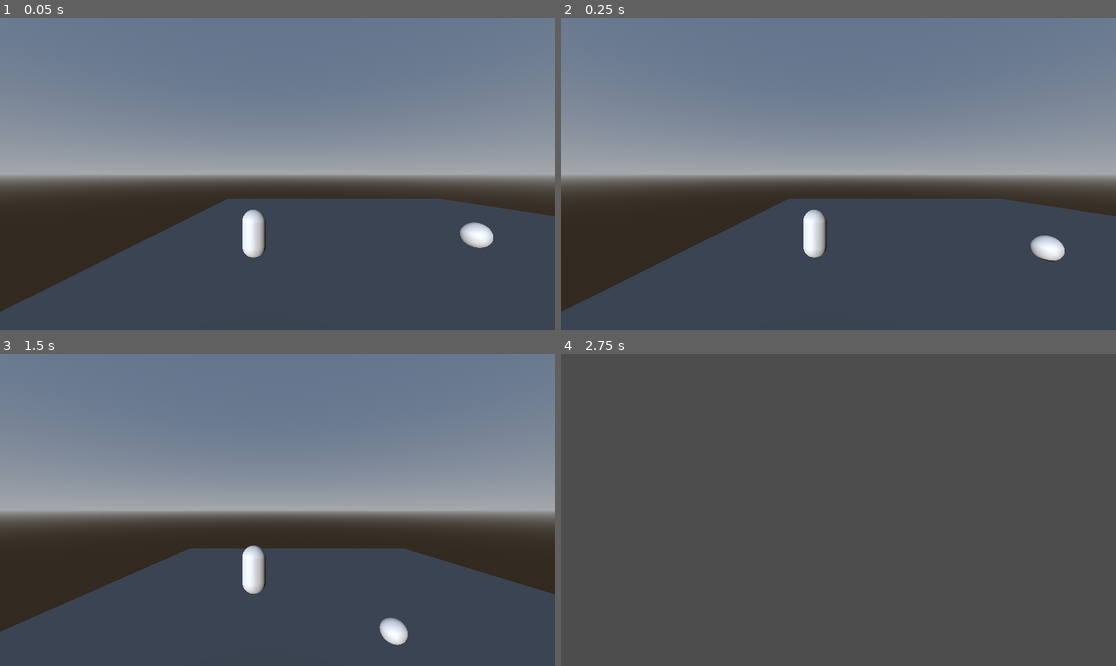
Above: before the commit, frames 1-4 (two rows, left to right).
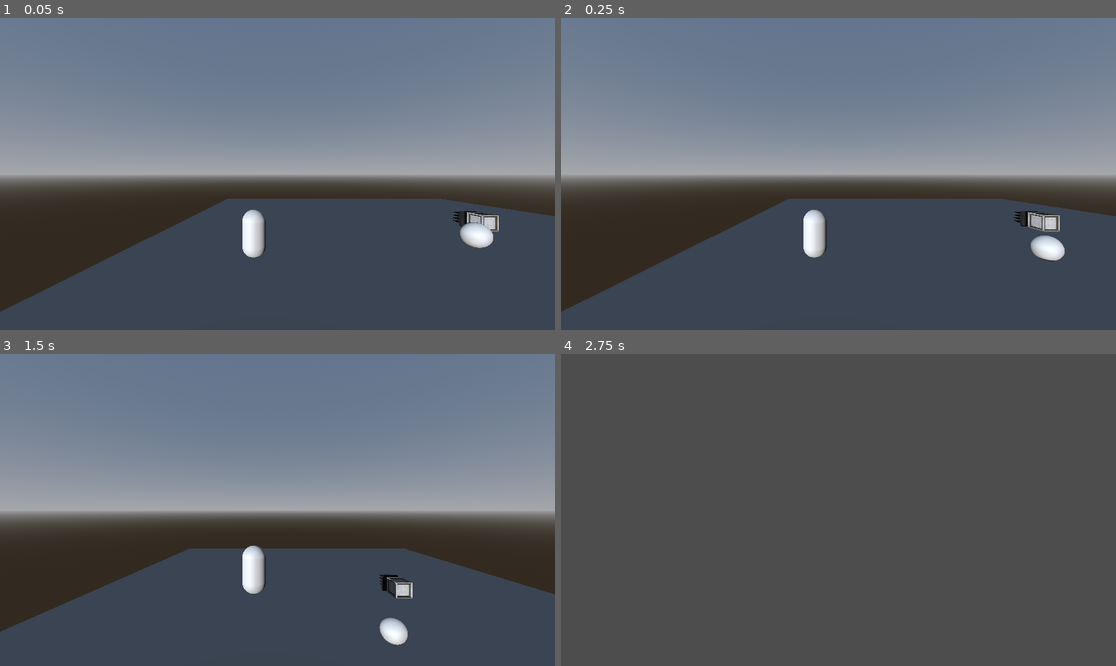
Above: after the commit, the same moments.

Repository: A-CheshireCat/the-switcher-iii
Game: Godot game, scene res://scenes/world.tscn
Same seed, same stepped clock (60 frames per second), same inputs: the game is played once before the commit and once after it.
Inputs:
- Up to frame 1 (0.05 s): no input
- Up to frame 2 (0.25 s): no input
- Up to frame 3 (1.5 s): hold D (move_right) 0.53-1.28 s; tap 1 (mask1) at 0.6 s; tap Space (jump) at 0.77 s; hold Down (ui_down) from 1.28 s (still down); tap 2 (mask2) at 1.35 s
- Up to frame 4 (2.75 s): tap Space (jump) at 1.52 s; release Down (ui_down) at 2.03 s; hold D (move_right) from 2.03 s (still down); tap 3 (mask3) at 2.1 s

The runs differ from the first frame. In frame 1, 0.3% of the frame differs, in the area x 81-90%, y 61-69%; in frame 2, 0.4%; in frame 3, 0.3%; in frame 4, nothing differs.

Commit message:
Cube and Trap
Added cube and trap models.

Diff:
--- a/scenes/world.tscn
+++ b/scenes/world.tscn
@@ -2,7 +2,9 @@
 
 [ext_resource type="Script" uid="uid://dldyo3u40txlb" path="res://scenes/world.gd" id="1_4wyf3"]
 [ext_resource type="PackedScene" uid="uid://bp56kk1b8t65u" path="res://scenes/player.tscn" id="1_nnsk1"]
+[ext_resource type="ArrayMesh" uid="uid://ddkirguxmeeca" path="res://assets/Props/The_Cube.obj" id="2_71j4m"]
 [ext_resource type="PackedScene" uid="uid://1gmc0sac64ja" path="res://scenes/monster.tscn" id="2_rwgxs"]
+[ext_resource type="ArrayMesh" uid="uid://djcdl4sm11la6" path="res://assets/Props/The_Spikes.obj" id="3_qfnet"]
 
 [sub_resource type="BoxMesh" id="BoxMesh_e5uuo"]
 
@@ -29,6 +31,14 @@
 [node name="CollisionShape3D" type="CollisionShape3D" parent="StaticBody3D" unique_id=1381373473]
 shape = SubResource("BoxShape3D_nnsk1")
 
+[node name="TheCube" type="MeshInstance3D" parent="StaticBody3D" unique_id=305184056]
+transform = Transform3D(0.033333335, 0, 0, 0, 1.1111112, 0, 0, 0, 0.033333335, 0.18221706, 0.49999982, 0.038005758)
+mesh = ExtResource("2_71j4m")
+
+[node name="TheSpikes" type="MeshInstance3D" parent="StaticBody3D" unique_id=343647631]
+transform = Transform3D(0.033333335, 0, 0, 0, 1.1111112, 0, 0, 0, 0.033333335, 0.17739601, 0.50000006, -0.0032892209)
+mesh = ExtResource("3_qfnet")
+
 [node name="Player" parent="." unique_id=336666563 instance=ExtResource("1_nnsk1")]
 transform = Transform3D(1, 0, 0, 0, 1, 0, 0, 0, 1, -8.948645, 1.4549499, 4.8935547)
 
Not shown, added: assets/Props/The_Cube.mtl
Not shown, added: assets/Props/The_Cube.obj
Not shown, added: assets/Props/The_Cube.obj.import
Binary file added: assets/Props/The_Cube/Cube_Tex_01.jpg
Not shown, added: assets/Props/The_Cube/Cube_Tex_01.jpg.import
Binary file added: assets/Props/The_Cube/Cube_Tex_01_n.jpg
Not shown, added: assets/Props/The_Cube/Cube_Tex_01_n.jpg.import
Binary file added: assets/Props/The_Cube/Cube_Tex_01_r.jpg
Not shown, added: assets/Props/The_Cube/Cube_Tex_01_r.jpg.import
Binary file added: assets/Props/The_Cube/Cube_Tex_02.jpg
Not shown, added: assets/Props/The_Cube/Cube_Tex_02.jpg.import
Binary file added: assets/Props/The_Cube/Cube_Tex_02_m.jpg
(and 22 more such lines)
